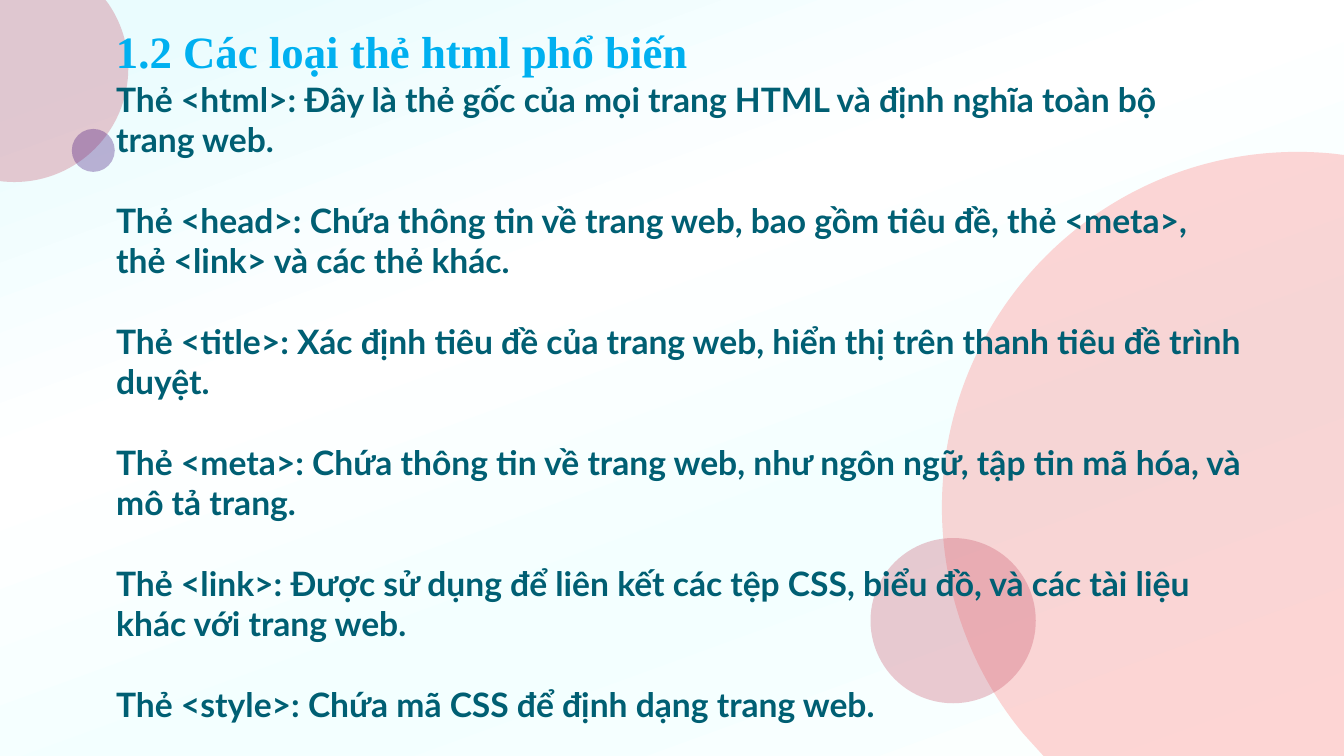
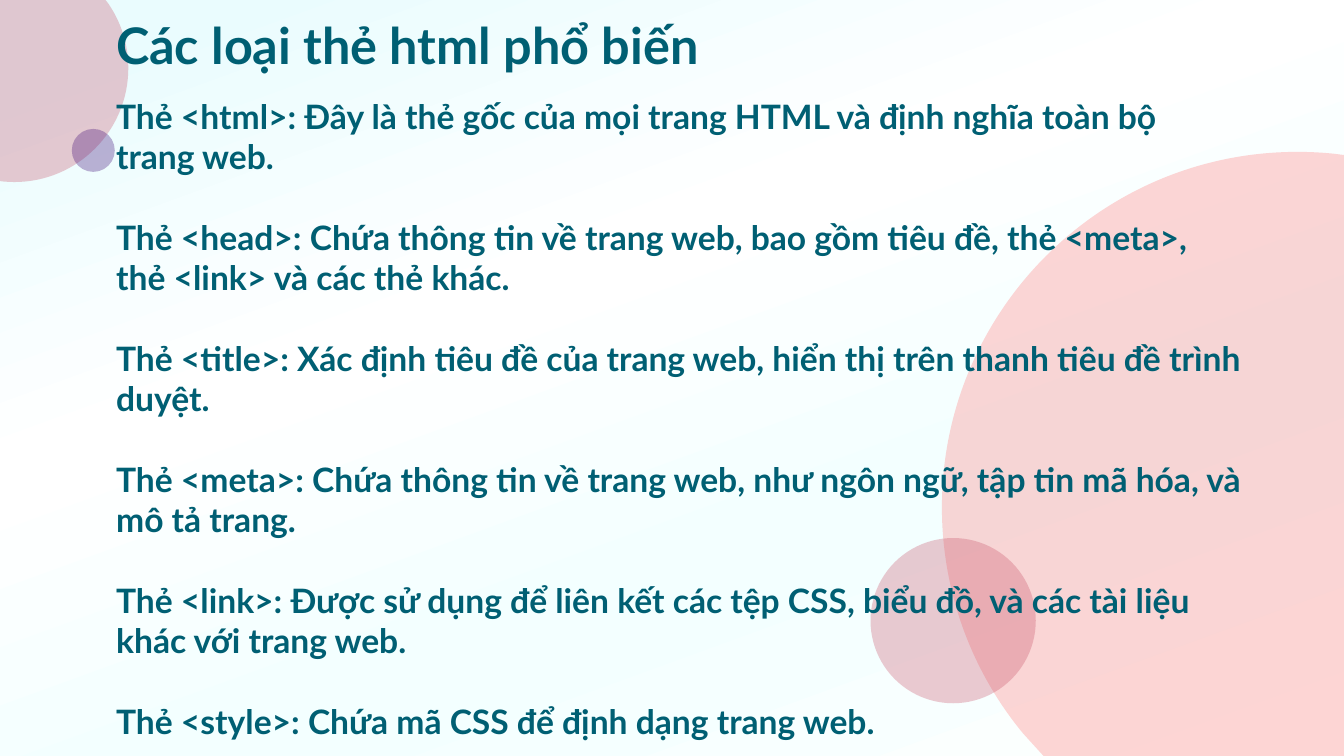
Before and after one commit to f12fullstack/NHOM19-CNWEB, a slide deck: slide 5 of NHOM19-CNWEB/NHÓM 19-HTMLCSSJS.pptx. Drawn at 1344x756 pixels with LibreOffice and Linux fonts; fonts in the diff are those of the drawing. Boxes give left, top, right and bottom in pixels: in the first picture for what was removed or moved away, otherwise in the second. Text is boxed around its words. In the diff, an @@ line names an element or a change of style, - is before the commit and + after.

```diff
--- a/NHOM19-CNWEB/NHÓM 19-HTMLCSSJS.pptx
+++ b/NHOM19-CNWEB/NHÓM 19-HTMLCSSJS.pptx
@@ text at (116,21,699,73): text changed; size 32 to 36 pt; font Times New Roman to Lato; text colour #00B0F0 to #005F73 @@
-1.2 Các loại thẻ html phổ biến
+Các loại thẻ html phổ biến
@@ title "Thẻ <html>: Đây là thẻ ...": place and size @@
-title "Thẻ <html>: Đây là thẻ ..." at (116,83,1240,642)
+title "Thẻ <html>: Đây là thẻ ..." at (116,100,1240,659)
```
Also in this commit, not shown: 16 other slides changed, 5 slides added, 6 other files.
